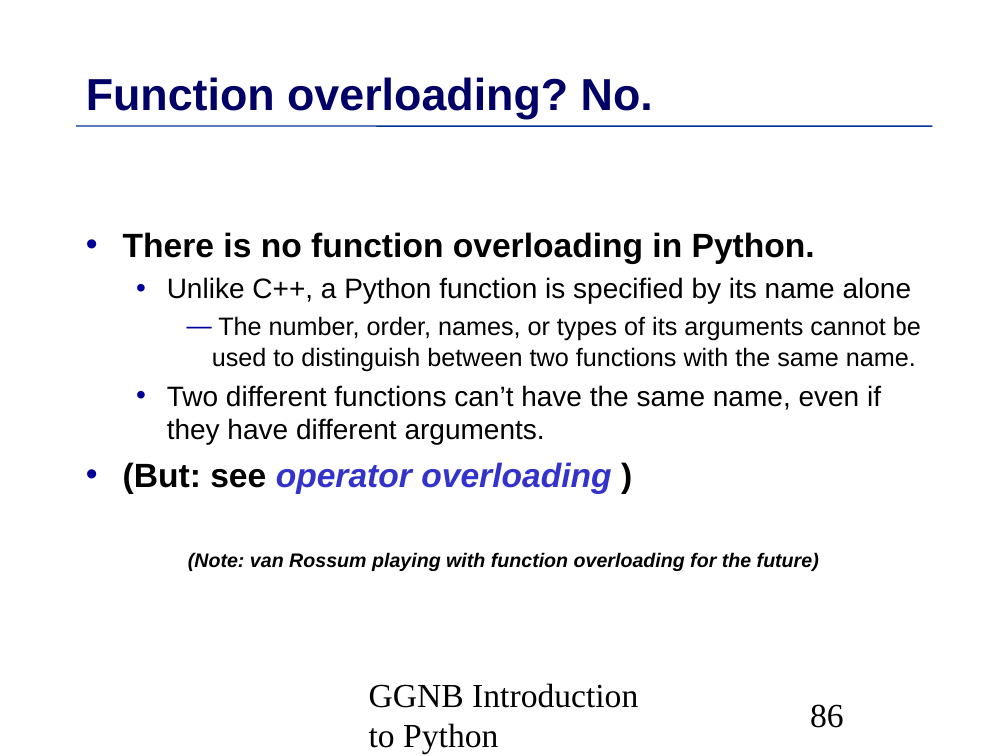
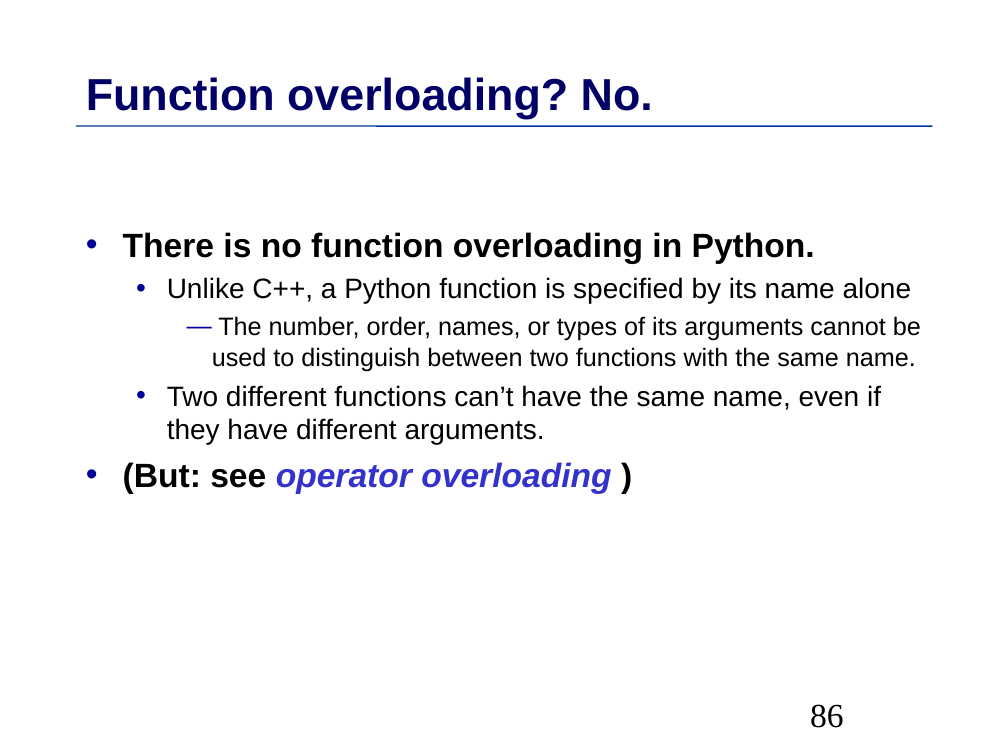
Before and after one commit to MPIDS/Python-Course, a slide deck: slide 86 of 01-basics/Talk/Python-Introduction.odp. Drawn at 1008x756 pixels with LibreOffice and Linux fonts; fonts in the diff are those of the drawing. Boxes give left, top, right and bottom in pixels: in the first picture for what was removed or moved away, otherwise in the second. Text is boxed around its words. In the diff, an @@ line names an element or a change of style, - is before the commit and + after.

```diff
--- a/01-basics/Talk/Python-Introduction.odp
+++ b/01-basics/Talk/Python-Introduction.odp
@@ text at [188, 552, 819, 571]: paragraph removed @@
-(Note: van Rossum playing with function overloading for the future)
@@ text removed at [369, 683, 638, 754] @@
-GGNB Introduction to Python
```
Also in this commit, not shown: 101 other slides changed, 2 slides added, 2 slides removed.
